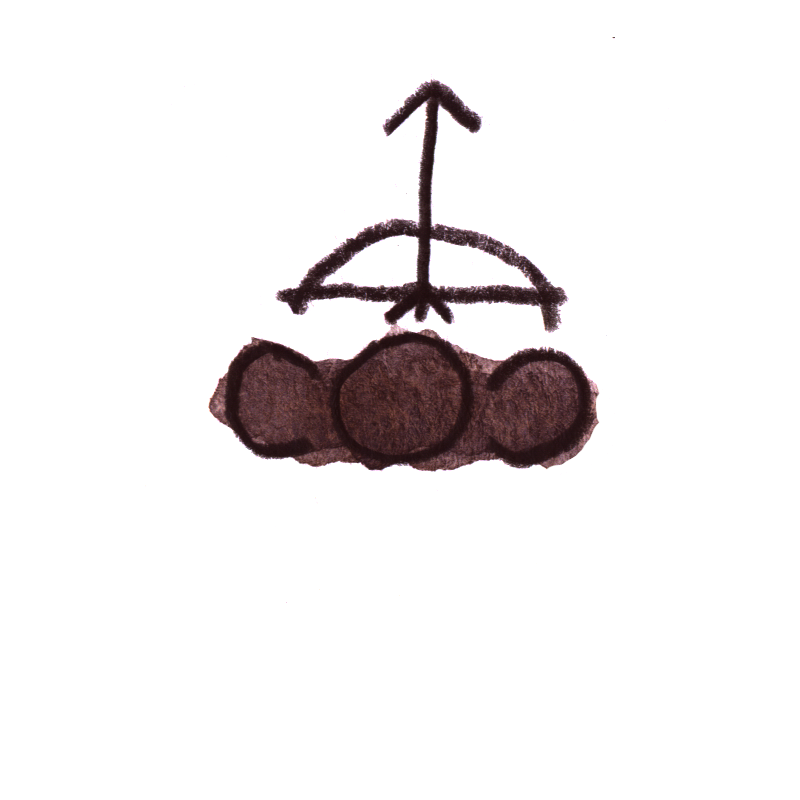
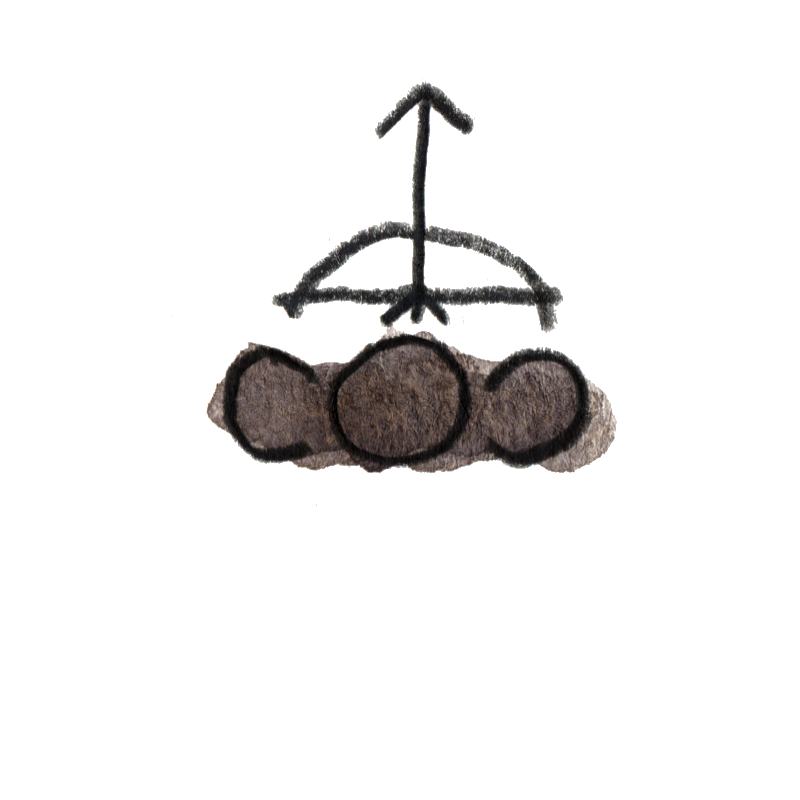
The second 800x800 image is a revision of the first. Changes to its layers:
removed layer "3" over left=145, top=37, right=669, bottom=603
added layer "Pasted Layer" over left=172, top=37, right=617, bottom=506
